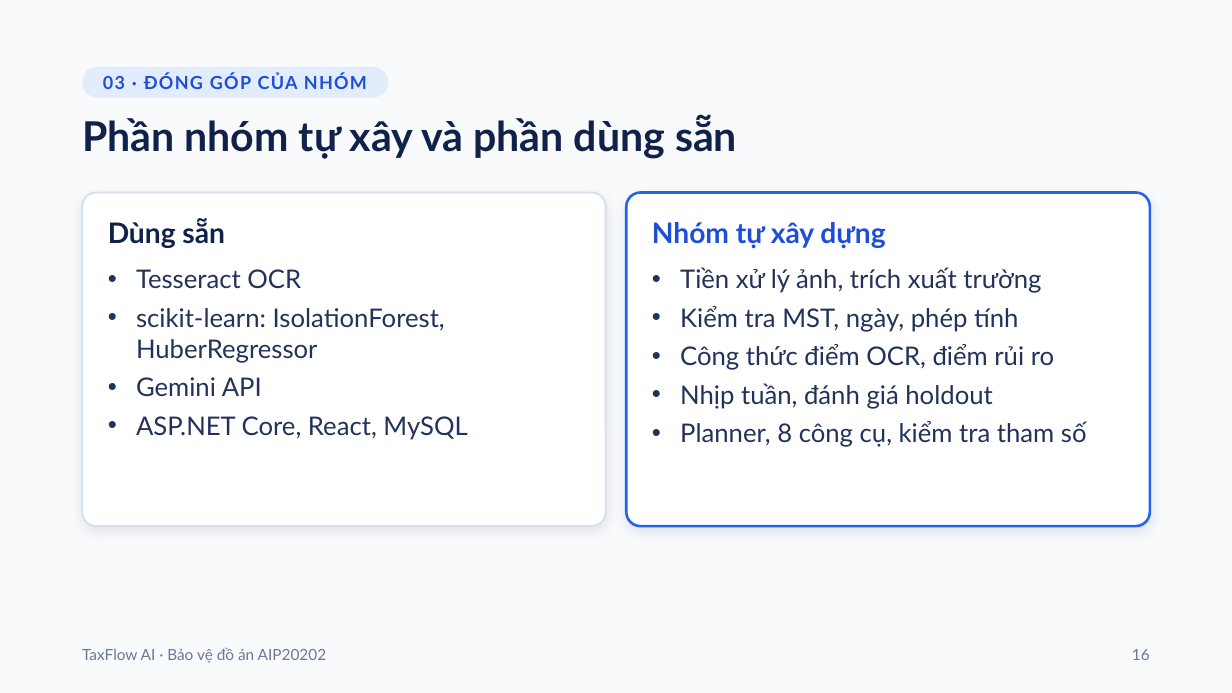
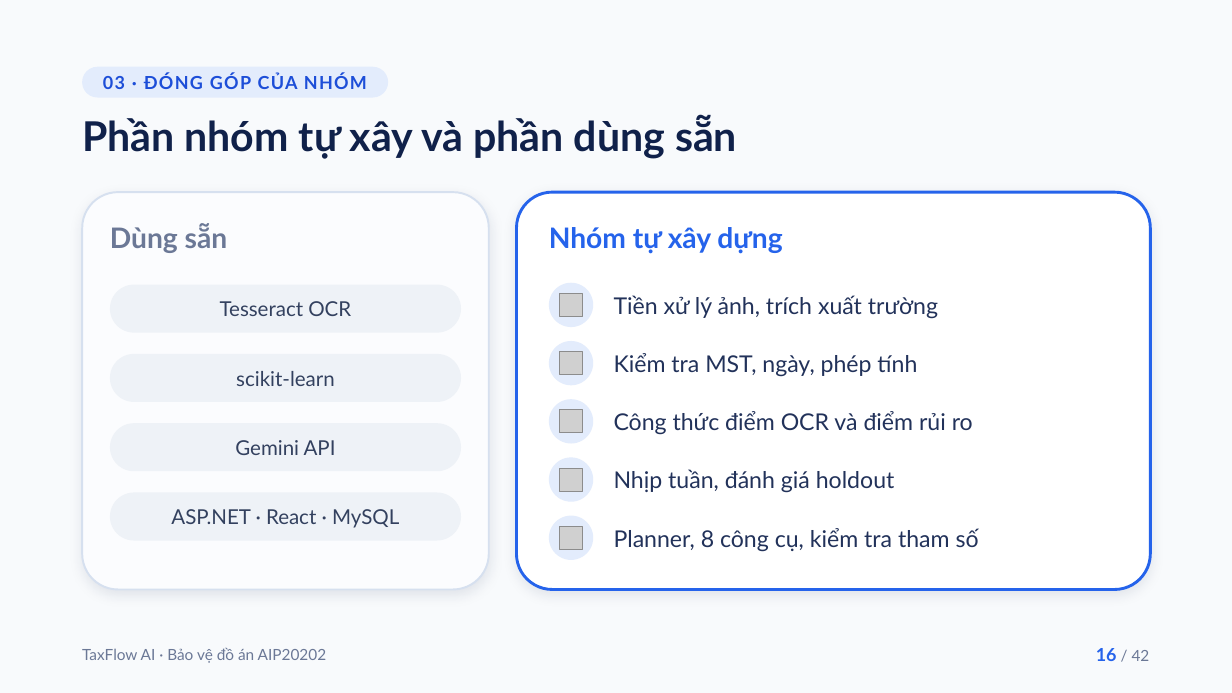
Before and after one commit to truongxuananh/taxflow-ai, a slide deck: slide 16 of TaxFlow-AI-Bao-ve-do-an.pptx. Drawn at 1232x693 pixels with LibreOffice and Linux fonts; fonts in the diff are those of the drawing; grey boxes stand for pictures. Boxes give left, top, right and bottom in pixels: in the first picture for what was removed or moved away, otherwise in the second. Text is boxed around its words. In the diff, an @@ line names an element or a change of style, - is before the commit and + after.

```diff
--- a/TaxFlow-AI-Bao-ve-do-an.pptx
+++ b/TaxFlow-AI-Bao-ve-do-an.pptx
@@ rounded rectangle: place and size @@
-rounded rectangle at [82,192,606,526]
+rounded rectangle at [82,192,489,590]
@@ rounded rectangle at [82,192,489,590]: fill #FFFFFF to #FBFCFE; proportions changed @@
@@ rounded rectangle: place and size @@
-rounded rectangle at [627,192,1151,526]
+rounded rectangle at [517,192,1151,590]
@@ rounded rectangle at [517,192,1151,590]: outline #2563EB 2 pt to #2563EB 2.25 pt; proportions changed @@
@@ text "Dùng sẵn" at [110,223,228,253]: text colour #10214A to #6B7896 @@
@@ text "Nhóm tự xây dựng": place and size @@
-text "Nhóm tự xây dựng" at [652,222,885,249]
+text "Nhóm tự xây dựng" at [549,227,782,253]
@@ text "Nhóm tự xây dựng" at [549,227,782,253]: text colour #1D4ED8 to #2563EB @@
@@ text removed at [136,269,467,440] @@
-• Tesseract OCR
-• scikit-learn: IsolationForest, HuberRegressor
-• Gemini API
-• ASP.NET Core, React, MySQL
@@ text removed at [680,267,1087,447] @@
-• Tiền xử lý ảnh, trích xuất trường
-• Kiểm tra MST, ngày, phép tính
-• Công thức điểm OCR, điểm rủi ro
-• Nhịp tuần, đánh giá holdout
-• Planner, 8 công cụ, kiểm tra tham số
@@ rounded rectangle added at [110,285,461,333], fill #EEF2F7 @@
@@ ellipse added at [549,283,593,327], fill #E3ECFC @@
@@ picture added at [560,294,583,317] @@
@@ text added at [614,295,938,319], 18 pt, text #22325A @@
+Tiền xử lý ảnh, trích xuất trường
@@ text added at [220,301,351,316], 16 pt, text #33415F @@
+Tesseract OCR
@@ rounded rectangle added at [110,354,461,402], fill #EEF2F7 @@
@@ ellipse added at [549,341,593,385], fill #E3ECFC @@
@@ picture added at [560,352,583,375] @@
@@ text added at [614,353,917,377], 18 pt, text #22325A @@
+Kiểm tra MST, ngày, phép tính
@@ text added at [236,371,334,386], 16 pt, text #33415F @@
+scikit-learn
@@ ellipse added at [549,399,593,444], fill #E3ECFC @@
@@ picture added at [560,410,583,433] @@
@@ text added at [614,411,973,435], 18 pt, text #22325A @@
+Công thức điểm OCR và điểm rủi ro
@@ rounded rectangle added at [110,423,461,471], fill #EEF2F7 @@
@@ text added at [235,440,336,455], 16 pt, text #33415F @@
+Gemini API
@@ ellipse added at [549,457,593,502], fill #E3ECFC @@
@@ picture added at [560,469,583,492] @@
@@ text added at [614,469,895,493], 18 pt, text #22325A @@
+Nhịp tuần, đánh giá holdout
@@ rounded rectangle added at [110,493,461,541], fill #EEF2F7 @@
@@ text added at [171,509,399,528], 16 pt, text #33415F @@
+ASP.NET · React · MySQL
@@ ellipse added at [549,516,593,560], fill #E3ECFC @@
@@ picture added at [560,527,583,550] @@
@@ text added at [614,528,979,552], 18 pt, text #22325A @@
+Planner, 8 công cụ, kiểm tra tham số
@@ page number at [1096,648,1150,661]: text changed @@
-16
+16 / 42
```
Also in this commit, not shown: 20 other slides changed.
